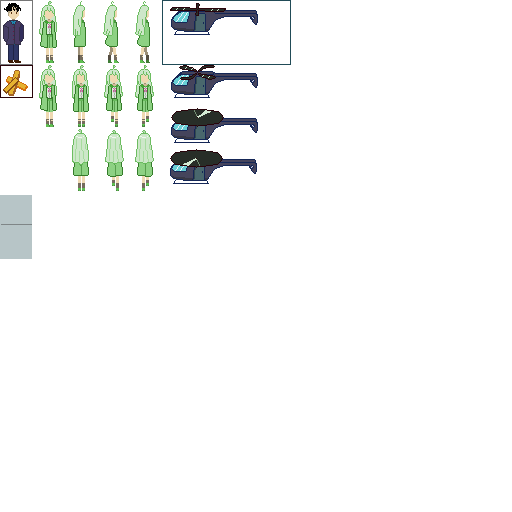
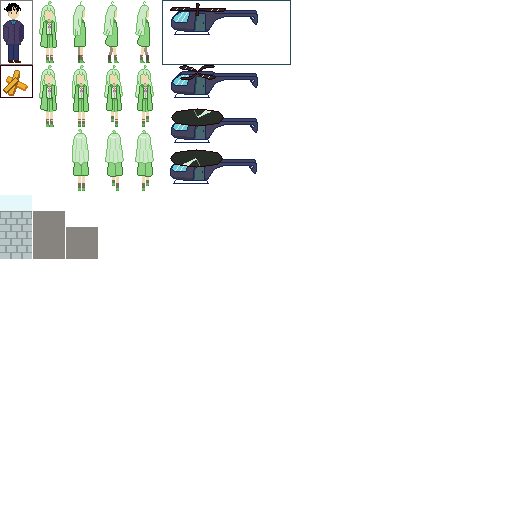
The second 512x512 image is a revision of the first. Changes to its layers:
painted on "矩形 3" over bbox(0, 195, 32, 259)
added layer "矩形 6" above "矩形 5" over bbox(66, 227, 98, 259)
added layer "矩形 5" above "图层 1" over bbox(33, 211, 65, 259)
renamed "背景" to "图层 0", opacity 100% → 0% over bbox(0, 195, 98, 259)
